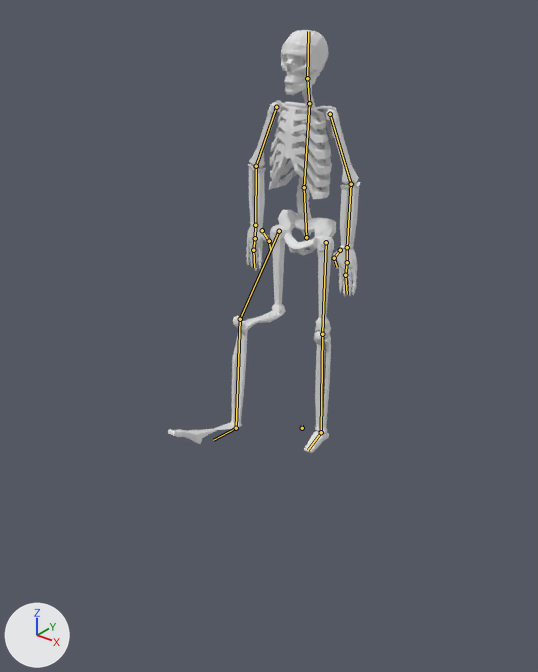
The Blender file Skeleton/realistic_skeleton.blend, before and after one commit.
Before and after are seen from a 50 mm camera at (101.2, -141.2, 112.2) aimed at (-7.7, -5.0, 27.8). The axes (+X, +Y, +Z) are drawn at lower left. The lights are the same throughout. Both versions are drawn at the pose saved in each file; the numbers are the values there. The bones that bend it are drawn over the model as lines.

Objects in the first picture: 'Skeleton'.
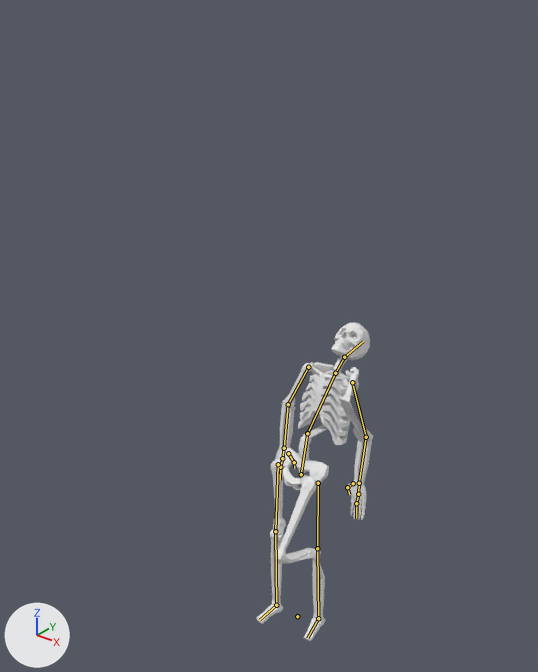
Changed parts and their boxes (x1, y1, x2, y2) in the pictures (538 x 672 px):
'Skeleton', posed (39% narrower, 25% shorter): before (168, 30, 360, 453); after (257, 322, 373, 641)
bone 'Root', root to tip: before (302, 428) to (302, 425); after (297, 616) to (298, 614)
bone 'pelvis', root to tip: before (306, 237) to (304, 187); after (301, 474) to (307, 433)
bone 'chest', root to tip: before (304, 187) to (309, 103); after (307, 433) to (335, 373)
bone 'neck', root to tip: before (309, 103) to (307, 78); after (335, 373) to (344, 357)
bone 'head', root to tip: before (307, 78) to (308, 31); after (344, 357) to (363, 341)
bone 'bicep.l', root to tip: before (330, 114) to (351, 184); after (352, 382) to (366, 437)
bone 'bicep.r', root to tip: before (276, 107) to (256, 166); after (308, 367) to (288, 404)
bone 'thigh.l', root to tip: before (326, 242) to (322, 334); after (318, 483) to (317, 548)
bone 'thigh.r', root to tip: before (279, 231) to (240, 319); after (278, 464) to (275, 531)
bone 'shin.r', root to tip: before (240, 319) to (236, 428); after (275, 531) to (276, 605)

The edits, one by one:
Bone 'Root' (bone_root) moves from (0.0, 0.0, 0.0) to (0.0, -70.2, 0.0).
Bone 'pelvis' (bone_pelvis) turns from (0, 0, 0) to (-19, 0, 0) degrees about its own x, y and z.
Bone 'chest' (bone_chest) turns from (0, 0, 0) to (20, 0, 0) degrees about its own x, y and z.
Bone 'neck' (bone_neck) turns from (0, 0, 0) to (23, 0, 0) degrees about its own x, y and z.
Bone 'head' (bone_head) turns from (0, 0, 0) to (20, 0, 0) degrees about its own x, y and z.
Bone 'bicep.l' (bone_bicep_l) turns from (0, 0, 0) to (23, 9, 24) degrees about its own x, y and z.
Bone 'bicep.r' (bone_bicep_r) turns from (0, 0, 0) to (18, -17, 20) degrees about its own x, y and z.
Bone 'thigh.l' (bone_thigh_l) turns from (0, 0, 0) to (20, -1, 6) degrees about its own x, y and z.
Bone 'thigh.r' (bone_thigh_r) turns from (-37, -3, -10) to (16, -1, 5) degrees about its own x, y and z.
Bone 'shin.r' (bone_shin_r) turns from (-31, 0, 0) to (0, 0, 0) degrees about its own x, y and z.
